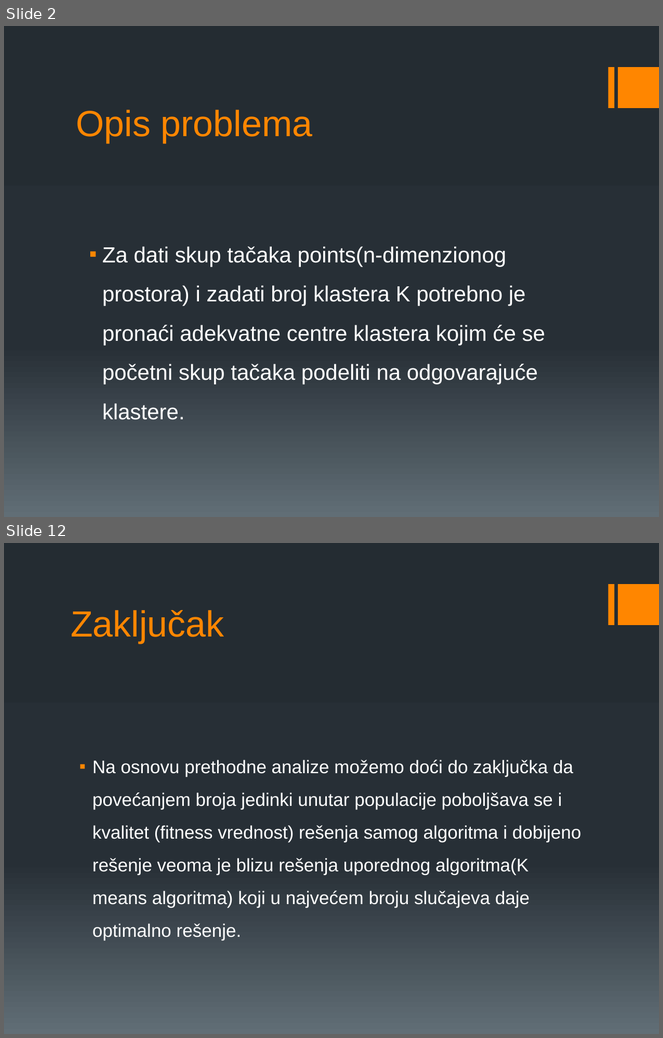
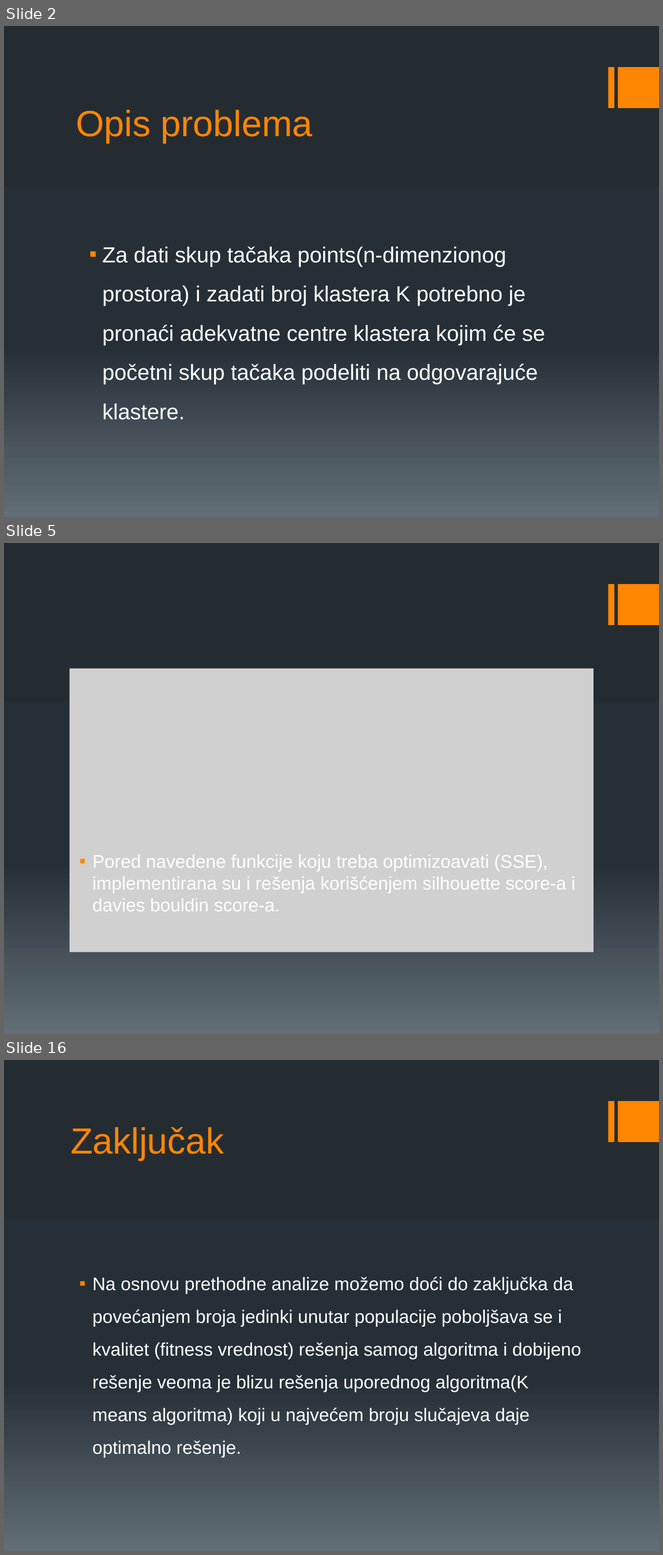
Before and after one commit to erminskrijelj/RI_projekat, a slide deck: Documentations/GA.pptx. Shown one above the other, each under a label of ours: slides 2 and 12 before the commit, slides 2, 5 and 16 after it; the slides between them are not shown. The pictures are 663x1038 and 663x1555 pixels, drawn with LibreOffice and Linux fonts; fonts in the diff are those of the drawing; grey boxes stand for pictures. Boxes give left, top, right and bottom in pixels: in the first picture for what was removed or moved away, otherwise in the second. Text is boxed around its words. In the diff, an @@ line names an element or a change of style, - is before the commit and + after.

```diff
--- a/Documentations/GA.pptx
+++ b/Documentations/GA.pptx
@@ slide 5 added at (x1=4, y1=543, x2=659, y2=1034), background gradient #242C33 to #273037 to #636D76; not listed: 2 template elements that a slide beside it also shows @@
@@ picture added at (x1=70, y1=669, x2=594, y2=953), 20 pt, text #FFFFFF @@
+▪ Pored navedene funkcije koju treba optimizoavati (SSE), implementirana su i rešenja korišćenjem silhouette score-a i davies bouldin score-a.
@@ what was slide 12 is now slide 16 @@
```
Also in this commit, not shown: 6 slides changed, 6 other slides added, 3 slides removed, 4 other files.
